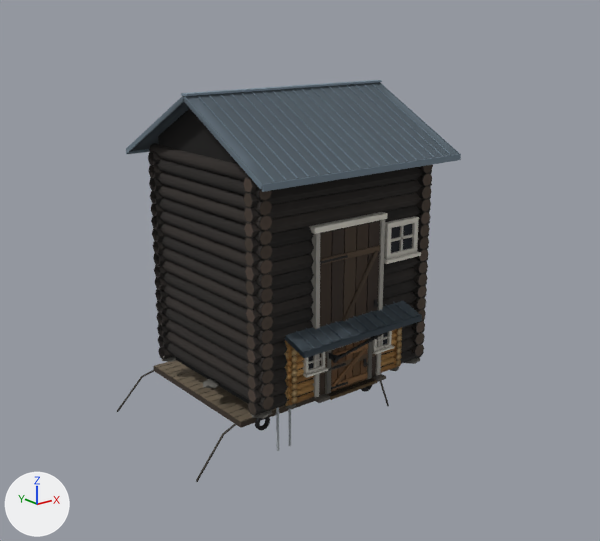
The glTF model art/baked/aventyr2/flarken.glb, before and after one commit.
The view is the same before and after, from a 50 mm camera at (-21.5, -27.5, 15.1) aimed at (3.4, 3.6, 2.6). The axes (+X, +Y, +Z) are drawn at lower left. The lights are the same throughout. The older version comes first.

The scene before the commit, as lines of its bpy script (objects in view):
```python
me_hopptorn = bpy.data.meshes.new('hopptorn')
me_hopptorn.from_pydata(...)  # 1574 vertices, 2644 faces; spans x -5.84..5.34, y -3.78..6.84, z -3.63..4.3
me_hopptorn.materials.append(mat_kit_leaf)
me_hydda_skjutdorr = bpy.data.meshes.new('hydda-skjutdorr')
me_hydda_skjutdorr.from_pydata(...)  # 2554 vertices, 4484 faces; spans x -3.21..3.29, y -4.92..4.92, z -0.11..4.43
# faces by material slot: [3944, 540]
me_hydda_skjutdorr.materials.append(mat_kit_leaf)
me_hydda_skjutdorr.materials.append(mat_kit_wood)
me_hydda_tjarad = bpy.data.meshes.new('hydda-tjarad')
me_hydda_tjarad.from_pydata(...)  # 2945 vertices, 4938 faces; spans x -5.06..5.06, y -4.96..4.96, z -0.11..12.12
# faces by material slot: [4122, 816]
me_hydda_tjarad.materials.append(mat_kit_leaf)
me_hydda_tjarad.materials.append(mat_kit_wood)
ob_hopptorn = bpy.data.objects.new('hopptorn', me_hopptorn)
ob_hopptorn.location = (0.0, 0.0, 0.0)
ob_hydda_skjutdorr = bpy.data.objects.new('hydda-skjutdorr', me_hydda_skjutdorr)
ob_hydda_skjutdorr.location = (0.0, 0.0, 0.0)
ob_hydda_tjarad = bpy.data.objects.new('hydda-tjarad', me_hydda_tjarad)
ob_hydda_tjarad.location = (0.0, 0.0, 0.0)
# also in view: 'hydda' at (0.0, 0.0, 2.2)
```
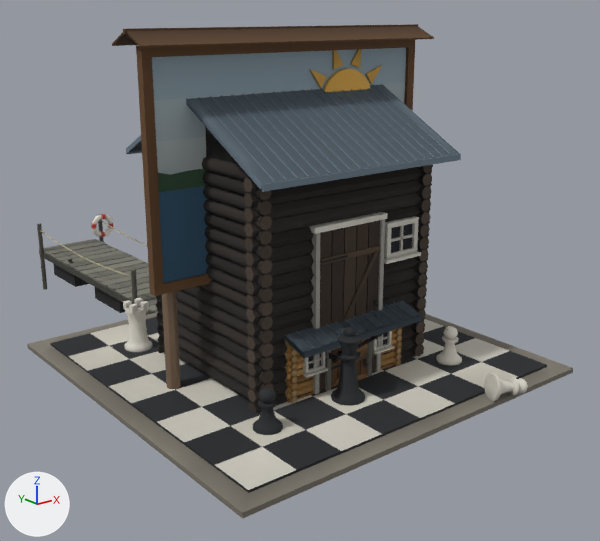
Location of each change, [x1, y1, x2, y2] in pixels of the pictures (600 x 541 px):
'schack', added
    after: [27, 298, 573, 519]
'solskylt', added
    after: [112, 24, 434, 389]
'bryggarm', added
    after: [37, 214, 158, 315]
'hopptorn', unchanged, covered by the edit
    before: [117, 360, 389, 482]

The change, as a diff of the scene's bpy script:
```diff
--- a/art/baked/aventyr2/flarken.glb.py
+++ b/art/baked/aventyr2/flarken.glb.py
@@ me_solskylt @@
+me_solskylt.from_pydata(...)  # 606 vertices, 1144 faces; spans x -7.35..7.35, y -1.11..1.11, z -0.2..14.48
+me_solskylt.materials.append(mat_kit_leaf)
@@ me_schack @@
+me_schack.from_pydata(...)  # 2232 vertices, 4356 faces; spans x -8.8..8.8, y -9.3..8.8, z -0.1..3.3
+me_schack.materials.append(mat_kit_leaf)
@@ me_bryggarm @@
+me_bryggarm.from_pydata(...)  # 825 vertices, 1436 faces; spans x -2.2..2.9, y 0.0..24.2, z -2.4..2.1
+me_bryggarm.materials.append(mat_kit_leaf)
@@ ob_solskylt @@
+ob_solskylt = bpy.data.objects.new('solskylt', me_solskylt)
+ob_solskylt.location = (0.0, 0.0, 0.0)
@@ ob_schack @@
+ob_schack = bpy.data.objects.new('schack', me_schack)
+ob_schack.location = (0.0, 0.0, 0.0)
@@ ob_bryggarm @@
+ob_bryggarm = bpy.data.objects.new('bryggarm', me_bryggarm)
+ob_bryggarm.location = (0.0, 0.0, 0.0)
```
